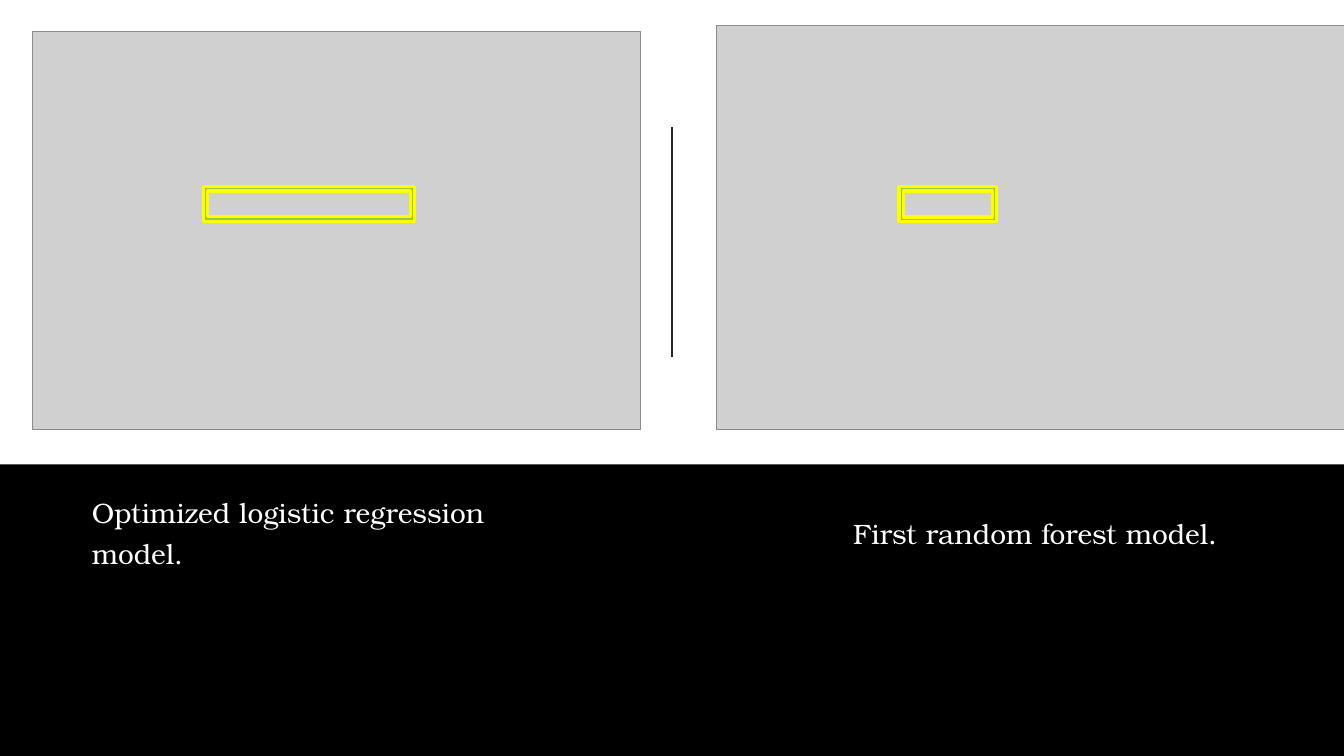
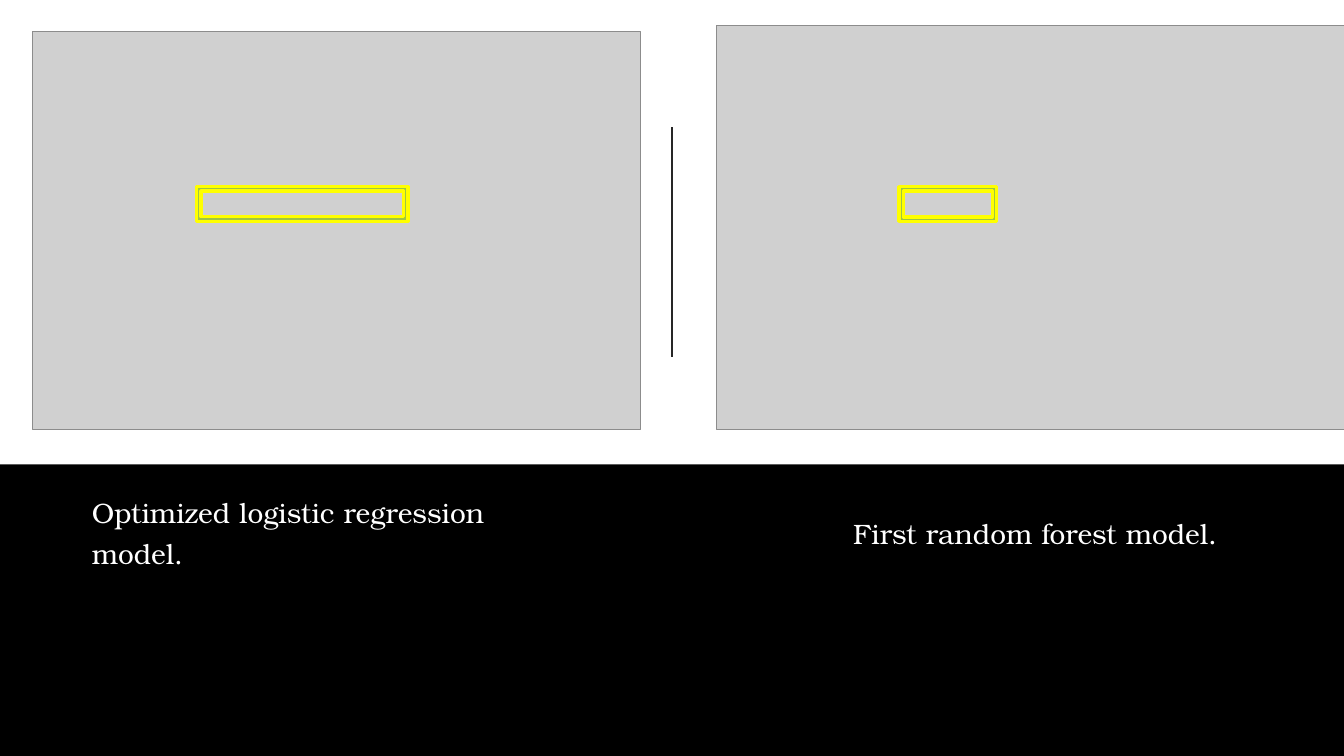
Before and after one commit to acollawn/Project_4, a slide deck: slide 5 of Predicting Diabetes.pptx. Drawn at 1344x756 pixels with LibreOffice and Linux fonts; fonts in the diff are those of the drawing; grey boxes stand for pictures; background and template pictures are left out. Boxes give left, top, right and bottom in pixels: in the first picture for what was removed or moved away, otherwise in the second. Text is boxed around its words. In the diff, an @@ line names an element or a change of style, - is before the commit and + after.

```diff
--- a/Predicting Diabetes.pptx
+++ b/Predicting Diabetes.pptx
@@ frame: place and size @@
-frame at (204, 187, 415, 221)
+frame at (197, 187, 408, 221)
```
Also in this commit, not shown: 4 other slides changed, 5 other files.
